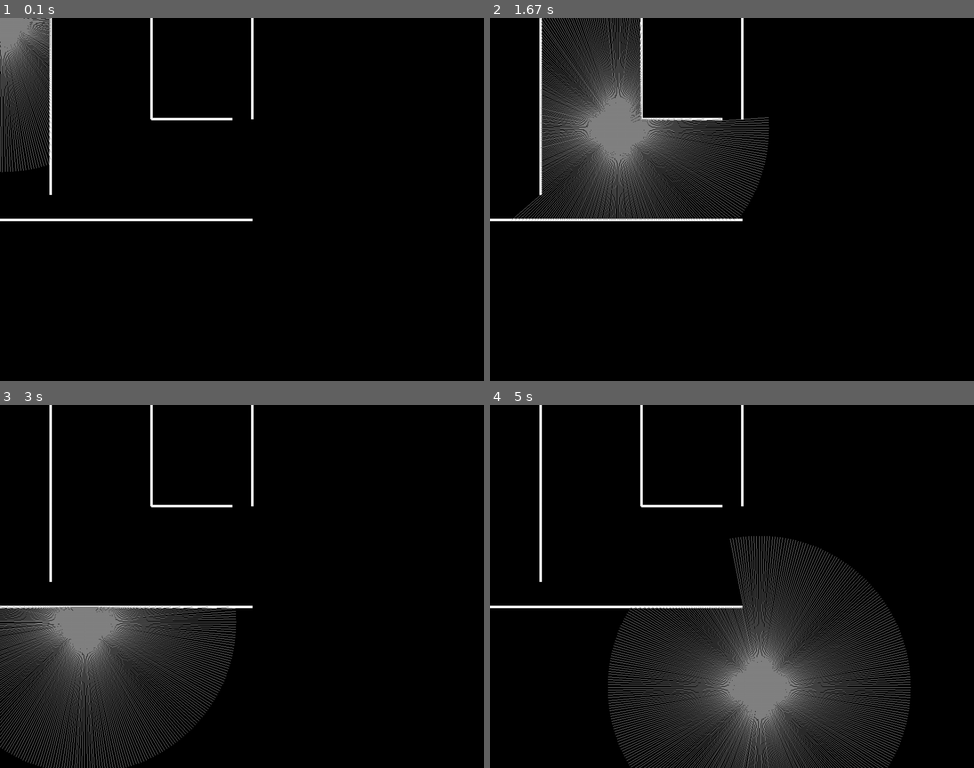
Above: before the commit, frames 1-4 (two rows, left to right).
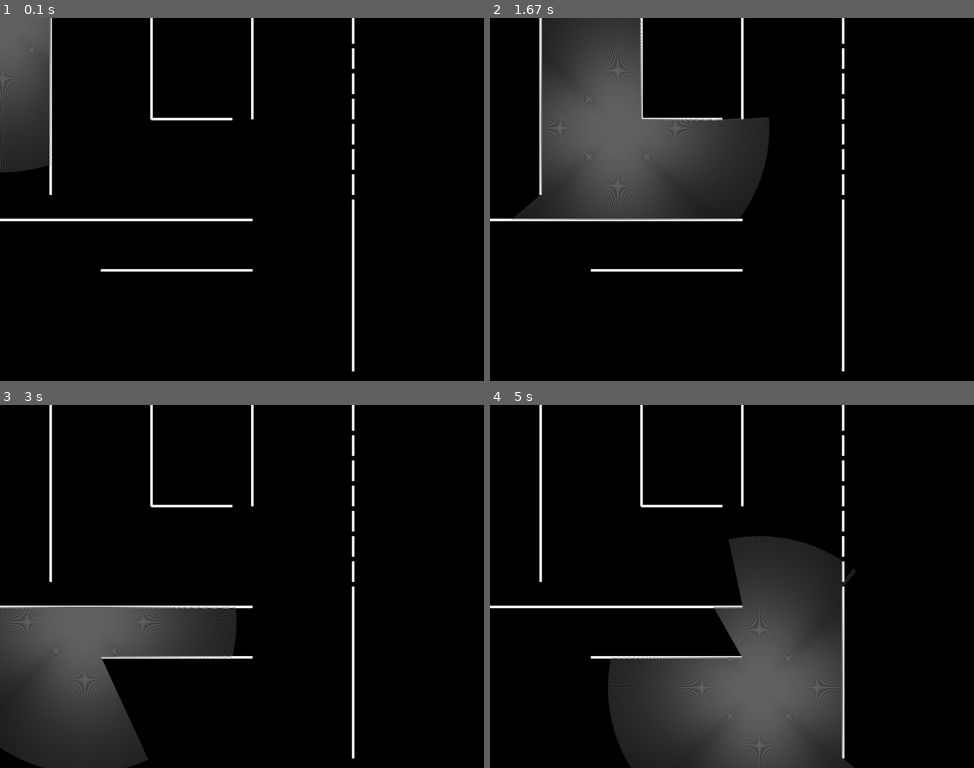
Above: after the commit, the same moments.

Repository: AdmiJW/Python
Game: pygame game, started from GameDev/Tutorial/12-Lighting/03_2D_Naive_Raycasting.py
Two runs of this game, one before a commit and one after it. Both use one fixed random seed, a clock stepped at 60 frames per second and the inputs below.
Inputs (mouse positions are in pixels of both pictures, inside the frame that each line leads up to):
- Up to frame 1 (0.1 s): no input
- Up to frame 2 (1.67 s): click (732, 199) at 0.38 s; click (780, 279) at 0.72 s; click (911, 326) at 1.05 s; click (615, 126) at 1.38 s
- Up to frame 3 (3 s): click (242, 630) at 1.72 s; click (174, 510) at 2.05 s; click (411, 680) at 2.38 s; click (82, 622) at 2.72 s
- Up to frame 4 (5 s): click (591, 517) at 3.05 s; click (615, 648) at 3.38 s; click (906, 669) at 3.72 s; click (586, 720) at 4.05 s; click (581, 608) at 4.38 s; click (761, 688) at 4.72 s

The runs differ from the first frame. In frame 1, 3.7% of the frame differs, in the area x 0-74%, y 0-98%; in frame 2, 13%; in frame 3, 12%; in frame 4, 18%, in the area x 20-87%, y 0-100%.

Commit message:
Improved Naive Raycasting

Diff:
--- a/GameDev/Tutorial/12-Lighting/03_2D_Naive_Raycasting.py
+++ b/GameDev/Tutorial/12-Lighting/03_2D_Naive_Raycasting.py
@@ -47,6 +47,7 @@
 
 pygame.init()
 screen = pygame.display.set_mode( SCREEN_SIZE )
+clock = pygame.time.Clock()
 
 
 
@@ -106,7 +107,7 @@
 
     def render( self, screen:pygame.Surface ):
         if self.target is not None:
-            pygame.draw.line(screen, (130,130,130), self.c, self.target, 1 )
+            pygame.draw.aaline(screen, (100,100,100), self.c, self.target )
 
 
     # Checks for intersection between a line segment and a direction vector from center point c
@@ -141,12 +142,25 @@
     Wall( 0, 400, 500, 400 ),
     Wall( 300, 0, 300, 200 ),
     Wall( 500, 0, 500, 200 ),
-    Wall( 300, 200, 460, 200 )
+    Wall( 300, 200, 460, 200 ),
+
+    Wall( 700, 0, 700, 50),
+    Wall( 700, 60, 700, 100),
+    Wall( 700, 110, 700, 150),
+    Wall( 700, 160, 700, 200),
+    Wall( 700, 210, 700, 250),
+    Wall( 700, 260, 700, 300),
+    Wall( 700, 310, 700, 350),
+    Wall( 700, 360, 700, 700),
+
+    Wall( 200, 500, 500, 500 )
 ]
-rays = [ Ray(0, 0, deg) for deg in range(360) ]
+rays = [ Ray(0, 0, deg / 2) for deg in range(720) ]
 
 should_exit = False
 while not should_exit:
+    dt = clock.tick(60) * 0.001 * 60
+    print(clock.get_fps())
     # Event handling
     for event in pygame.event.get():
         if event.type == pygame.QUIT:
Not shown, changed: GameDev/Tutorial/Assets/Demo/Demo3.gif
